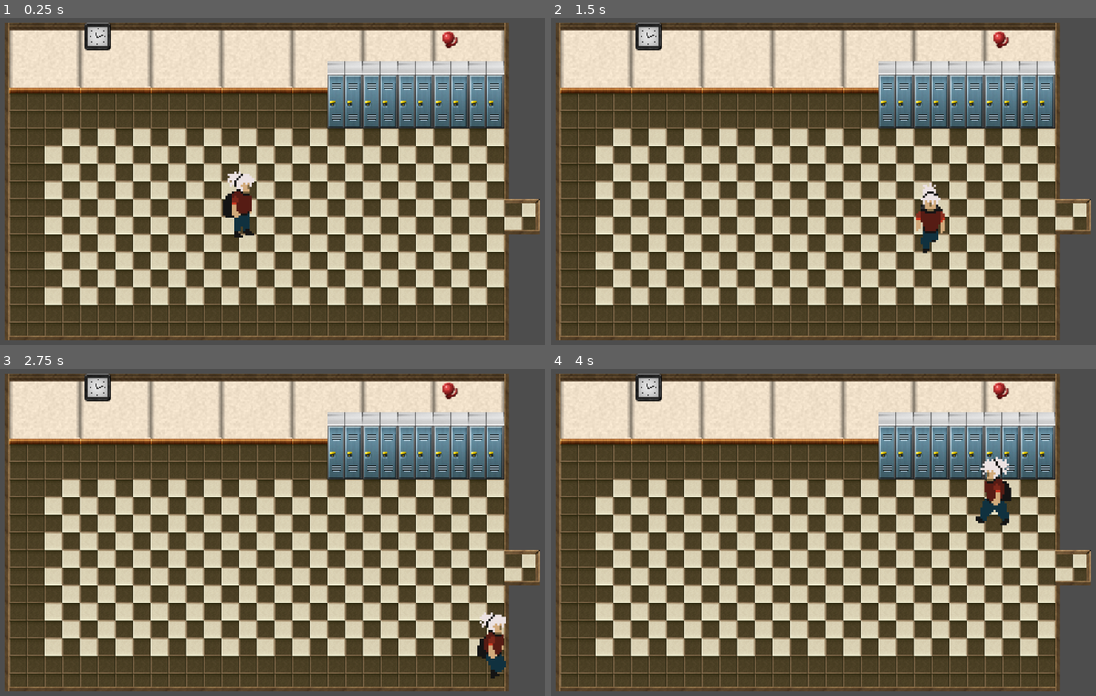
Above: before the commit, frames 1-4 (two rows, left to right).
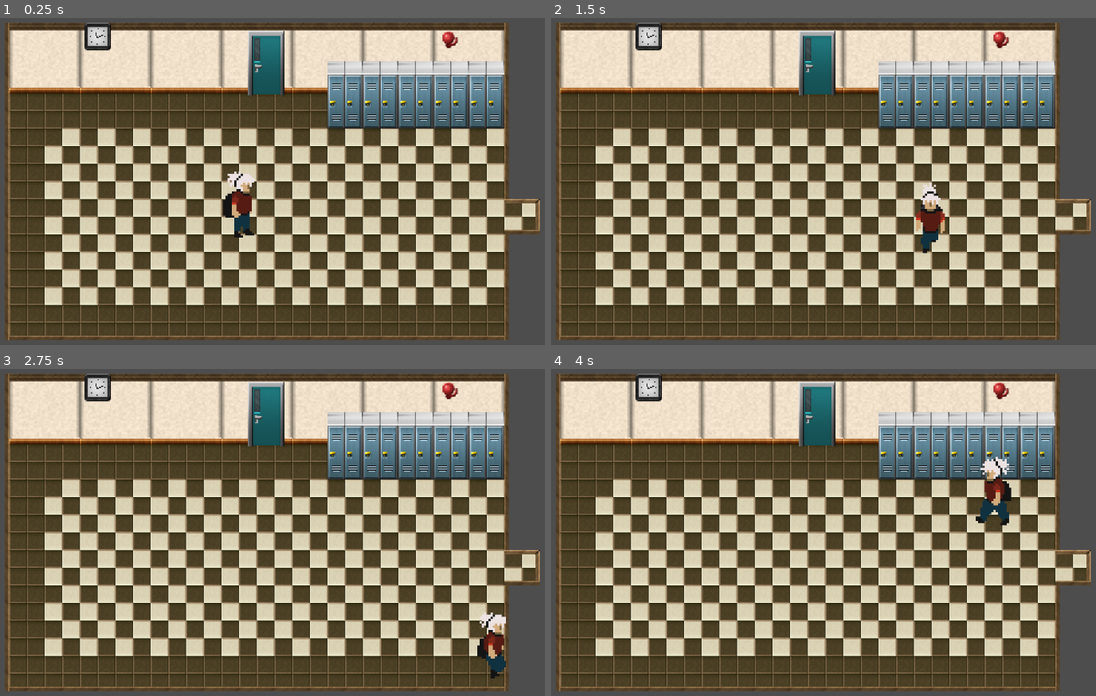
Above: after the commit, the same moments.

Repository: TOUQUI/Court-de-projet
Game: Godot game, scene res://Scene/SceneCorridorG.tscn
The game is run twice, just before and just after one commit, with the same random seed, the same clock (stepped at 60 frames per second) and the same inputs. This scene is started directly instead of the project's main scene.
Inputs:
- Up to frame 1 (0.25 s): no input
- Up to frame 2 (1.5 s): tap Enter at 0.5 s; hold D (droite) 0.53-1.28 s; hold F (interaction, bound only after the commit) 0.53-1.28 s; hold S (bas) from 1.28 s (still down); tap F (interaction, bound only after the commit) at 1.35 s
- Up to frame 3 (2.75 s): release S (bas) at 2.03 s; hold D (droite) from 2.03 s (still down); hold F (interaction, bound only after the commit) from 2.03 s (still down)
- Up to frame 4 (4 s): release D (droite) at 2.78 s; release F (interaction, bound only after the commit) at 2.78 s; hold W (haut) 2.78-3.53 s; tap F (interaction, bound only after the commit) at 2.85 s; hold A (gauche) from 3.53 s (still down); hold F (interaction, bound only after the commit) from 3.53 s (still down)

The runs differ from the first frame. In frame 1, 1.3% of the frame differs, in the area x 45-53%, y 3-24%; in frame 2, 1.3%; in frame 3, 1.3%; in frame 4, 1.3%.

Commit message:
Déplacement a travers porte
Ajout d'une porte qui change de scene.

Diff:
--- a/Le jeu/Carte/CarteScene/MapCorridorDroit.tscn
+++ b/Le jeu/Carte/CarteScene/MapCorridorDroit.tscn
@@ -1,6 +1,6 @@
 [gd_scene load_steps=7 format=3 uid="uid://cd46q6imydlml"]
 
-[ext_resource type="PackedScene" uid="uid://bsltifq07i8ur" path="res://Carte/ElementDessinerJule/tuile_ecole.tscn" id="1_sc0ys"]
+[ext_resource type="PackedScene" uid="uid://bsltifq07i8ur" path="res://Carte/CarteScene/tuile_ecole.tscn" id="1_sc0ys"]
 
 [sub_resource type="RectangleShape2D" id="RectangleShape2D_lk5kr"]
 size = Vector2(8.5, 90)
--- a/Le jeu/Carte/CarteScene/MapCorridorGauche.tscn
+++ b/Le jeu/Carte/CarteScene/MapCorridorGauche.tscn
@@ -1,6 +1,6 @@
 [gd_scene load_steps=6 format=3 uid="uid://cbxdr0j5c4kp4"]
 
-[ext_resource type="PackedScene" uid="uid://bsltifq07i8ur" path="res://Carte/ElementDessinerJule/tuile_ecole.tscn" id="1_l5brx"]
+[ext_resource type="PackedScene" uid="uid://bsltifq07i8ur" path="res://Carte/CarteScene/tuile_ecole.tscn" id="1_l5brx"]
 
 [sub_resource type="RectangleShape2D" id="RectangleShape2D_8due6"]
 size = Vector2(8.5, 90)
--- a/Le jeu/Carte/CarteScene/MapCorridorMillieu.tscn
+++ b/Le jeu/Carte/CarteScene/MapCorridorMillieu.tscn
@@ -1,6 +1,6 @@
 [gd_scene load_steps=6 format=3 uid="uid://c41qifx44ab2g"]
 
-[ext_resource type="PackedScene" uid="uid://bsltifq07i8ur" path="res://Carte/ElementDessinerJule/tuile_ecole.tscn" id="1_ur4qt"]
+[ext_resource type="PackedScene" uid="uid://bsltifq07i8ur" path="res://Carte/CarteScene/tuile_ecole.tscn" id="1_ur4qt"]
 
 [sub_resource type="RectangleShape2D" id="RectangleShape2D_lk5kr"]
 size = Vector2(8.5, 90)
--- a/Le jeu/Carte/ElementDessinerJule/tuile_ecole.tscn
+++ b/Le jeu/Carte/CarteScene/tuile_ecole.tscn
@@ -1,10 +1,11 @@
-[gd_scene load_steps=14 format=3 uid="uid://bsltifq07i8ur"]
+[gd_scene load_steps=16 format=3 uid="uid://bsltifq07i8ur"]
 
 [ext_resource type="Texture2D" uid="uid://crxljhdgcu83l" path="res://Carte/Modern+ Study Time (32x32)/Tile 1.png" id="1_vyo7g"]
 [ext_resource type="Texture2D" uid="uid://c1ejyhve20cer" path="res://Carte/Modern+ Study Time (32x32)/Tile 2.png" id="2_oibr4"]
 [ext_resource type="Texture2D" uid="uid://c0peb6hun45jc" path="res://Carte/Modern+ Study Time (32x32)/Tile 3.png" id="3_cm74j"]
 [ext_resource type="Texture2D" uid="uid://bh2spcw6nchhp" path="res://Carte/Modern+ Study Time (32x32)/Tile 4.png" id="4_wdsa4"]
 [ext_resource type="Texture2D" uid="uid://xs0isdm7qcnx" path="res://Carte/Modern+ Study Time (32x32)/Tile A5.png" id="5_0aowl"]
+[ext_resource type="Texture2D" uid="uid://b3cad43imn7o1" path="res://Carte/Modern+ Study Time (32x32)/doors_school.png" id="6_aps0i"]
 [ext_resource type="Texture2D" uid="uid://cjppd2svodpw3" path="res://Carte/Modern+ Study Time (32x32)/Walls.png" id="6_f1uyi"]
 
 [sub_resource type="TileSetAtlasSource" id="TileSetAtlasSource_8csf0"]
@@ -1063,6 +1064,202 @@
 6:15/0 = 0
 7:15/0 = 0
 
+[sub_resource type="TileSetAtlasSource" id="TileSetAtlasSource_mhyec"]
+texture = ExtResource("6_aps0i")
+texture_region_size = Vector2i(32, 32)
+0:0/0 = 0
+1:0/0 = 0
+2:0/0 = 0
+3:0/0 = 0
+4:0/0 = 0
+5:0/0 = 0
+6:0/0 = 0
+7:0/0 = 0
+8:0/0 = 0
+9:0/0 = 0
+10:0/0 = 0
+11:0/0 = 0
+0:1/0 = 0
+1:1/0 = 0
+2:1/0 = 0
+3:1/0 = 0
+4:1/0 = 0
+5:1/0 = 0
+6:1/0 = 0
+7:1/0 = 0
+8:1/0 = 0
+9:1/0 = 0
+10:1/0 = 0
+11:1/0 = 0
+0:2/0 = 0
+1:2/0 = 0
+2:2/0 = 0
+3:2/0 = 0
+4:2/0 = 0
+5:2/0 = 0
+6:2/0 = 0
+7:2/0 = 0
+8:2/0 = 0
+9:2/0 = 0
+10:2/0 = 0
+11:2/0 = 0
+0:3/0 = 0
+1:3/0 = 0
+2:3/0 = 0
+3:3/0 = 0
+4:3/0 = 0
+5:3/0 = 0
+6:3/0 = 0
+7:3/0 = 0
+8:3/0 = 0
+9:3/0 = 0
+10:3/0 = 0
+11:3/0 = 0
+0:4/0 = 0
+1:4/0 = 0
+2:4/0 = 0
+3:4/0 = 0
+4:4/0 = 0
+5:4/0 = 0
+6:4/0 = 0
+7:4/0 = 0
+8:4/0 = 0
+9:4/0 = 0
+10:4/0 = 0
+11:4/0 = 0
+0:5/0 = 0
+1:5/0 = 0
+2:5/0 = 0
+3:5/0 = 0
+4:5/0 = 0
+5:5/0 = 0
+6:5/0 = 0
+7:5/0 = 0
+8:5/0 = 0
+9:5/0 = 0
+10:5/0 = 0
+11:5/0 = 0
+0:6/0 = 0
+1:6/0 = 0
+2:6/0 = 0
+3:6/0 = 0
+4:6/0 = 0
+5:6/0 = 0
+6:6/0 = 0
+7:6/0 = 0
+8:6/0 = 0
+9:6/0 = 0
+10:6/0 = 0
+11:6/0 = 0
+0:7/0 = 0
+1:7/0 = 0
+2:7/0 = 0
+3:7/0 = 0
+4:7/0 = 0
+5:7/0 = 0
+6:7/0 = 0
+7:7/0 = 0
+8:7/0 = 0
+9:7/0 = 0
+10:7/0 = 0
+11:7/0 = 0
+0:8/0 = 0
+1:8/0 = 0
+2:8/0 = 0
+3:8/0 = 0
+4:8/0 = 0
+5:8/0 = 0
+6:8/0 = 0
+7:8/0 = 0
+8:8/0 = 0
+9:8/0 = 0
+10:8/0 = 0
+11:8/0 = 0
+0:9/0 = 0
+1:9/0 = 0
+2:9/0 = 0
+3:9/0 = 0
+4:9/0 = 0
+5:9/0 = 0
+6:9/0 = 0
+7:9/0 = 0
+8:9/0 = 0
+9:9/0 = 0
+10:9/0 = 0
+11:9/0 = 0
+0:10/0 = 0
+1:10/0 = 0
+2:10/0 = 0
+3:10/0 = 0
+4:10/0 = 0
+5:10/0 = 0
+6:10/0 = 0
+7:10/0 = 0
+8:10/0 = 0
+9:10/0 = 0
+10:10/0 = 0
+11:10/0 = 0
+0:11/0 = 0
+1:11/0 = 0
+2:11/0 = 0
+3:11/0 = 0
+4:11/0 = 0
+5:11/0 = 0
+6:11/0 = 0
+7:11/0 = 0
+8:11/0 = 0
+9:11/0 = 0
+10:11/0 = 0
+11:11/0 = 0
+0:12/0 = 0
+1:12/0 = 0
+2:12/0 = 0
+3:12/0 = 0
+4:12/0 = 0
+5:12/0 = 0
+6:12/0 = 0
+7:12/0 = 0
+8:12/0 = 0
+9:12/0 = 0
+10:12/0 = 0
+11:12/0 = 0
+0:13/0 = 0
+1:13/0 = 0
+2:13/0 = 0
+3:13/0 = 0
+4:13/0 = 0
+5:13/0 = 0
+6:13/0 = 0
+7:13/0 = 0
+8:13/0 = 0
+9:13/0 = 0
+10:13/0 = 0
+11:13/0 = 0
+0:14/0 = 0
+1:14/0 = 0
+2:14/0 = 0
+3:14/0 = 0
+4:14/0 = 0
+5:14/0 = 0
+6:14/0 = 0
+7:14/0 = 0
+8:14/0 = 0
+9:14/0 = 0
+10:14/0 = 0
+11:14/0 = 0
+0:15/0 = 0
+1:15/0 = 0
+2:15/0 = 0
+3:15/0 = 0
+4:15/0 = 0
+5:15/0 = 0
+6:15/0 = 0
+7:15/0 = 0
+8:15/0 = 0
+9:15/0 = 0
+10:15/0 = 0
+11:15/0 = 0
+
 [sub_resource type="TileSetAtlasSource" id="TileSetAtlasSource_1sfxp"]
 texture = ExtResource("6_f1uyi")
 texture_region_size = Vector2i(32, 32)
@@ -1151,6 +1348,7 @@
 sources/3 = SubResource("TileSetAtlasSource_dr2o6")
 sources/4 = SubResource("TileSetAtlasSource_jn2sa")
 sources/7 = SubResource("TileSetAtlasSource_1sfxp")
+sources/5 = SubResource("TileSetAtlasSource_mhyec")
 
 [node name="tuileEcole" type="TileMap"]
 texture_filter = 1
--- a/Le jeu/Carte/ElementDessinerJule/porte_1.gd
+++ /dev/null
@@ -1,6 +0,0 @@
-extends Area2D
-
-
-# Called when the node enters the scene tree for the first time.
-func _ready():
-	pass # Replace with function body.
--- a/Le jeu/Carte/ElementDessinerJule/porte_1.tscn
+++ /dev/null
@@ -1,18 +0,0 @@
-[gd_scene load_steps=4 format=3 uid="uid://d1bdimm8ct37v"]
-
-[ext_resource type="Texture2D" uid="uid://dgvyccrrxqp3n" path="res://Carte/ElementDessinerJule/porte1.png" id="1_tnuhk"]
-[ext_resource type="Script" path="res://Carte/porte_1.gd" id="1_vfhip"]
-
-[sub_resource type="RectangleShape2D" id="RectangleShape2D_ynduy"]
-size = Vector2(1, 57)
-
-[node name="porte1" type="Area2D"]
-script = ExtResource("1_vfhip")
-
-[node name="porte" type="Sprite2D" parent="."]
-texture = ExtResource("1_tnuhk")
-
-[node name="Collision" type="CollisionShape2D" parent="."]
-position = Vector2(40, 1)
-scale = Vector2(2, 2)
-shape = SubResource("RectangleShape2D_ynduy")
--- a/Le jeu/Carte/ElementDessinerJule/porte_2.tscn
+++ /dev/null
@@ -1,16 +0,0 @@
-[gd_scene load_steps=3 format=3 uid="uid://dkoiuwieywvt3"]
-
-[ext_resource type="Texture2D" uid="uid://c1xsabyq3a7m1" path="res://Carte/ElementDessinerJule/porte2.png" id="1_brm41"]
-
-[sub_resource type="RectangleShape2D" id="RectangleShape2D_0q0wd"]
-size = Vector2(50, 2)
-
-[node name="porte 2" type="Area2D"]
-scale = Vector2(2, 2)
-
-[node name="porte" type="Sprite2D" parent="."]
-texture = ExtResource("1_brm41")
-
-[node name="CollisionShape2D" type="CollisionShape2D" parent="."]
-position = Vector2(0, -32)
-shape = SubResource("RectangleShape2D_0q0wd")
--- /dev/null
+++ b/Le jeu/Carte/Porte_bleu.gd
@@ -0,0 +1,24 @@
+extends Area2D
+
+var joueur_detecte = false
+
+func _ready():
+	$F.visible = false
+
+
+func _on_détecteur_joueur_body_entered(body):
+	joueur_detecte = true
+	$F.visible = true
+
+
+func _on_détecteur_joueur_body_exited(body):
+	joueur_detecte = false
+	$F.visible = false
+
+func _input(event):
+	if event.is_action_pressed("interaction") && joueur_detecte:
+		$AnimationPlayer.play("Ouverture")
+		$Timer.start()
+
+func _on_timer_timeout():
+	get_tree().change_scene_to_file("res://Scene/SceneCorridorM.tscn")
--- /dev/null
+++ b/Le jeu/Carte/Porte_bleu.tscn
@@ -0,0 +1,109 @@
+[gd_scene load_steps=9 format=3 uid="uid://d1w7whsgxptuv"]
+
+[ext_resource type="Script" path="res://Carte/Porte_bleu.gd" id="1_j0y4w"]
+[ext_resource type="Texture2D" uid="uid://b3cad43imn7o1" path="res://Carte/Modern+ Study Time (32x32)/doors_school.png" id="2_shepd"]
+[ext_resource type="Texture2D" uid="uid://idnl1hauh4uk" path="res://UI/Keyboard Letters and Symbols.png" id="3_ycf37"]
+
+[sub_resource type="RectangleShape2D" id="RectangleShape2D_x7yl3"]
+size = Vector2(20, 4)
+
+[sub_resource type="Animation" id="Animation_gkj5l"]
+resource_name = "Fermeture"
+length = 0.4
+loop_mode = 1
+tracks/0/type = "value"
+tracks/0/imported = false
+tracks/0/enabled = true
+tracks/0/path = NodePath("porte:frame")
+tracks/0/interp = 1
+tracks/0/loop_wrap = true
+tracks/0/keys = {
+"times": PackedFloat32Array(0, 0.1, 0.2, 0.3),
+"transitions": PackedFloat32Array(1, 1, 1, 1),
+"update": 1,
+"values": [87, 75, 63, 51]
+}
+
+[sub_resource type="Animation" id="Animation_bfswt"]
+resource_name = "Ouverture"
+length = 0.4
+loop_mode = 1
+tracks/0/type = "value"
+tracks/0/imported = false
+tracks/0/enabled = true
+tracks/0/path = NodePath("porte:frame")
+tracks/0/interp = 1
+tracks/0/loop_wrap = true
+tracks/0/keys = {
+"times": PackedFloat32Array(0, 0.1, 0.2, 0.3),
+"transitions": PackedFloat32Array(1, 1, 1, 1),
+"update": 1,
+"values": [51, 63, 75, 87]
+}
+
+[sub_resource type="Animation" id="Animation_7fuyv"]
+length = 0.001
+tracks/0/type = "value"
+tracks/0/imported = false
+tracks/0/enabled = true
+tracks/0/path = NodePath("porte:frame")
+tracks/0/interp = 1
+tracks/0/loop_wrap = true
+tracks/0/keys = {
+"times": PackedFloat32Array(0),
+"transitions": PackedFloat32Array(1),
+"update": 1,
+"values": [51]
+}
+
+[sub_resource type="AnimationLibrary" id="AnimationLibrary_kjw05"]
+_data = {
+"Fermeture": SubResource("Animation_gkj5l"),
+"Ouverture": SubResource("Animation_bfswt"),
+"RESET": SubResource("Animation_7fuyv")
+}
+
+[node name="Porte_bleu" type="Area2D"]
+scale = Vector2(1.1, 1.1)
+script = ExtResource("1_j0y4w")
+
+[node name="CollisionShape2D" type="CollisionShape2D" parent="."]
+visible = false
+position = Vector2(0, -51)
+shape = SubResource("RectangleShape2D_x7yl3")
+
+[node name="porte" type="Sprite2D" parent="."]
+texture_filter = 1
+position = Vector2(0, -33)
+texture = ExtResource("2_shepd")
+hframes = 12
+vframes = 8
+frame = 51
+
+[node name="AnimationPlayer" type="AnimationPlayer" parent="."]
+libraries = {
+"": SubResource("AnimationLibrary_kjw05")
+}
+
+[node name="F" type="Sprite2D" parent="."]
+texture_filter = 1
+position = Vector2(-39.0909, -30.9091)
+scale = Vector2(2, 2)
+texture = ExtResource("3_ycf37")
+hframes = 8
+vframes = 14
+frame = 21
+
+[node name="Détecteur_joueur" type="Area2D" parent="."]
+
+[node name="Joueur_détecteur" type="CollisionShape2D" parent="Détecteur_joueur"]
+position = Vector2(0, 1)
+shape = SubResource("RectangleShape2D_x7yl3")
+
+[node name="Timer" type="Timer" parent="."]
+wait_time = 0.5
+one_shot = true
+
+[connection signal="body_entered" from="Détecteur_joueur" to="." method="_on_détecteur_joueur_body_entered"]
+[connection signal="body_exited" from="Détecteur_joueur" to="." method="_on_détecteur_joueur_body_exited"]
+[connection signal="timeout" from="Timer" to="." method="_on_timer_timeout"]
--- a/Le jeu/Scene/SceneCorridorG.tscn
+++ b/Le jeu/Scene/SceneCorridorG.tscn
@@ -1,8 +1,9 @@
-[gd_scene load_steps=4 format=3 uid="uid://craclmnlie7r2"]
+[gd_scene load_steps=5 format=3 uid="uid://craclmnlie7r2"]
 
 [ext_resource type="PackedScene" uid="uid://cbxdr0j5c4kp4" path="res://Carte/CarteScene/MapCorridorGauche.tscn" id="1_6uowg"]
 [ext_resource type="PackedScene" uid="uid://tki2apulyx4e" path="res://Joueur/joueur.tscn" id="2_3do27"]
-[ext_resource type="PackedScene" uid="uid://bsltifq07i8ur" path="res://Carte/ElementDessinerJule/tuile_ecole.tscn" id="2_gyu4w"]
+[ext_resource type="PackedScene" uid="uid://bsltifq07i8ur" path="res://Carte/CarteScene/tuile_ecole.tscn" id="2_gyu4w"]
+[ext_resource type="PackedScene" uid="uid://d1w7whsgxptuv" path="res://Carte/Porte_bleu.tscn" id="4_3wy15"]
 
 [node name="StaticBody2D" instance=ExtResource("1_6uowg")]
 position = Vector2(570, 417)
@@ -10,6 +11,9 @@
 [node name="Decoration" parent="." index="3" instance=ExtResource("2_gyu4w")]
 layer_0/tile_data = PackedInt32Array(-327674, 65537, 2, -262138, 65537, 3, -327675, 65537, 2, -262139, 65537, 3, -327676, 65537, 2, -262140, 65537, 3, -327677, 65537, 2, -262141, 65537, 3, -327678, 65537, 2, -262142, 65537, 3, -327685, 1, 7, -393211, 1, 2)
 
-[node name="Joueur" parent="." index="9" instance=ExtResource("2_3do27")]
+[node name="Porte_bleu" parent="." index="9" instance=ExtResource("4_3wy15")]
+position = Vector2(8.5, -125)
+
+[node name="Joueur" parent="." index="10" instance=ExtResource("2_3do27")]
 position = Vector2(-12.5, -29)
 scale = Vector2(1, 1)
--- a/Le jeu/project.godot
+++ b/Le jeu/project.godot
@@ -57,3 +57,8 @@
 "events": [Object(InputEventKey,"resource_local_to_scene":false,"resource_name":"","device":-1,"window_id":0,"alt_pressed":false,"shift_pressed":true,"ctrl_pressed":false,"meta_pressed":false,"pressed":false,"keycode":0,"physical_keycode":68,"key_label":0,"unicode":68,"echo":false,"script":null)
 ]
 }
+interaction={
+"deadzone": 0.5,
+"events": [Object(InputEventKey,"resource_local_to_scene":false,"resource_name":"","device":-1,"window_id":0,"alt_pressed":false,"shift_pressed":false,"ctrl_pressed":false,"meta_pressed":false,"pressed":false,"keycode":0,"physical_keycode":70,"key_label":0,"unicode":102,"echo":false,"script":null)
+]
+}
Binary file removed: Le jeu/Carte/ElementDessinerJule/Mur.png
Not shown, removed: Le jeu/Carte/ElementDessinerJule/Mur.png.import
Binary file removed: Le jeu/Carte/ElementDessinerJule/Plancher.png
Binary file removed: Le jeu/Carte/ElementDessinerJule/porte1.png
Not shown, removed: Le jeu/Carte/ElementDessinerJule/porte1.png.import
Binary file removed: Le jeu/Carte/ElementDessinerJule/porte2.png
Binary file added: Le jeu/UI/Keyboard Extras.png
Not shown, changed: Le jeu/UI/Keyboard Extras.png.import
Binary file added: Le jeu/UI/Keyboard Letters and Symbols.png
Not shown, changed: Le jeu/UI/Keyboard Letters and Symbols.png.import
